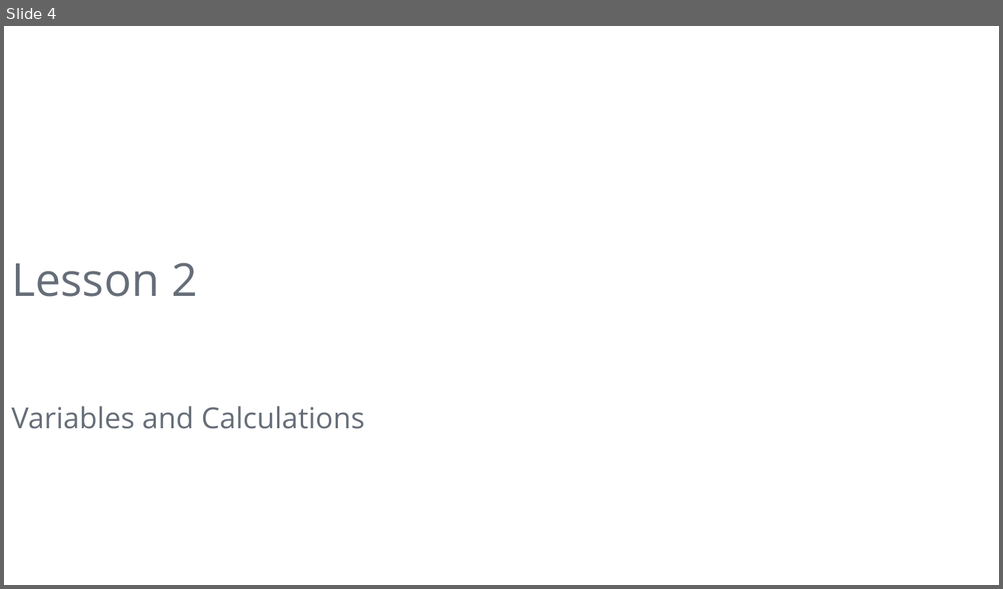
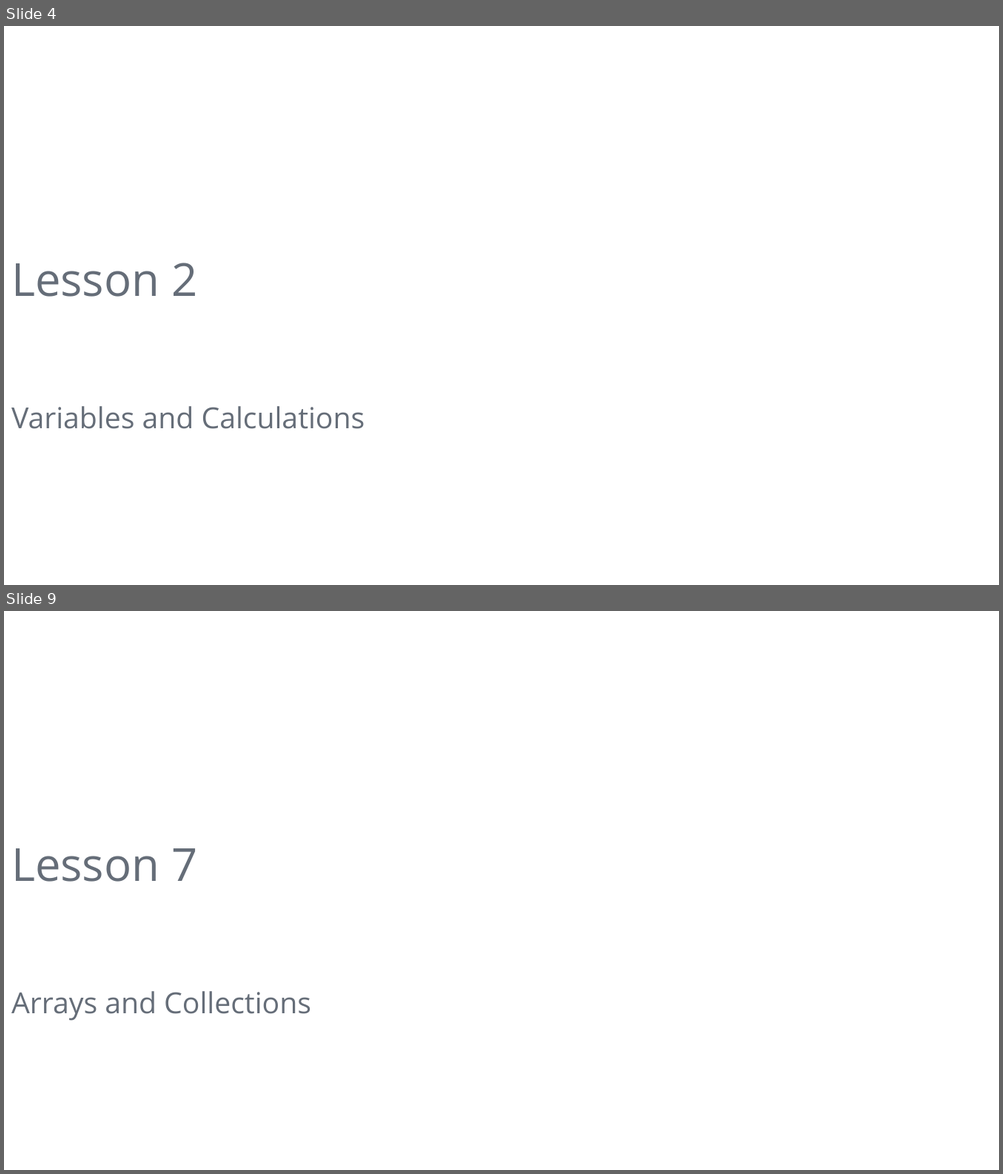
Before and after one commit to DaraOladapo/csharp-lessons, a slide deck: 01-intro/C# Lessons.pptx. Shown one above the other, each under a label of ours: slide 4 before the commit, slides 4 and 9 after it; the slides between them are not shown. The pictures are 1003x589 and 1003x1174 pixels, drawn with LibreOffice and Linux fonts; fonts in the diff are those of the drawing. Boxes give left, top, right and bottom in pixels: in the first picture for what was removed or moved away, otherwise in the second. Text is boxed around its words. In the diff, an @@ line names an element or a change of style, - is before the commit and + after.

Commit message:
Added Lesson Modules in Deck

```diff
--- a/01-intro/C# Lessons.pptx
+++ b/01-intro/C# Lessons.pptx
@@ slide 9 added at (4, 611, 999, 1170), background #FFFFFF @@
@@ title added at (11, 849, 197, 882), 44 pt, text #656D78 @@
+Lesson 7
@@ text added at (11, 991, 311, 1021), 28 pt, text #656D78 @@
+Arrays and Collections
```
Also in this commit, not shown: 1 slide changed, 21 other slides added.
